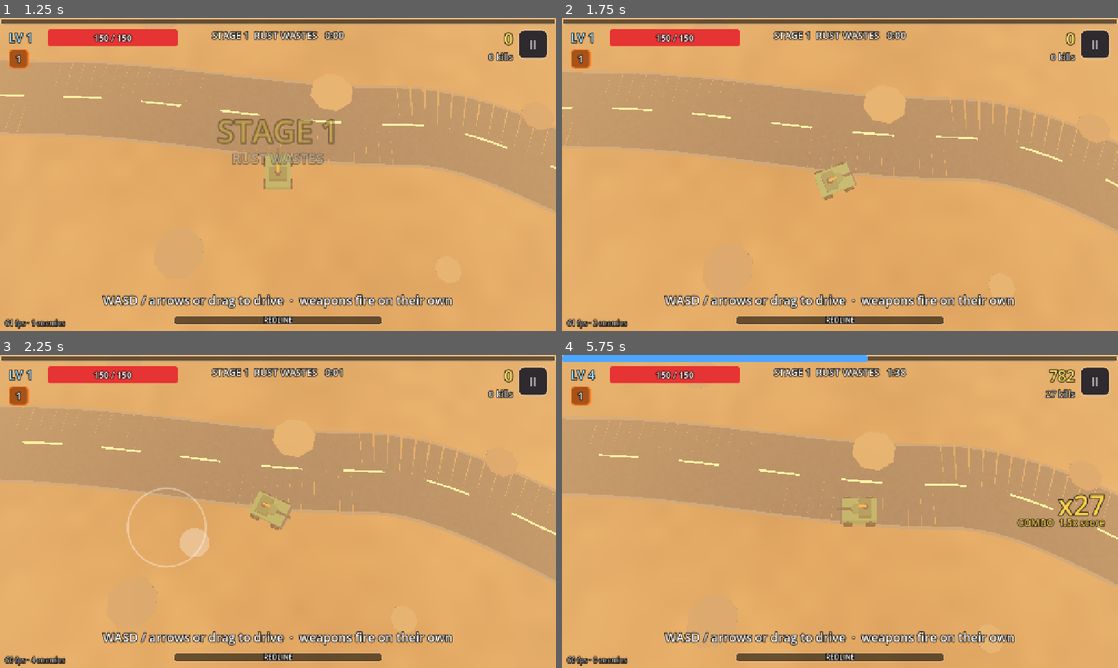
Above: before the commit, frames 1-4 (two rows, left to right).
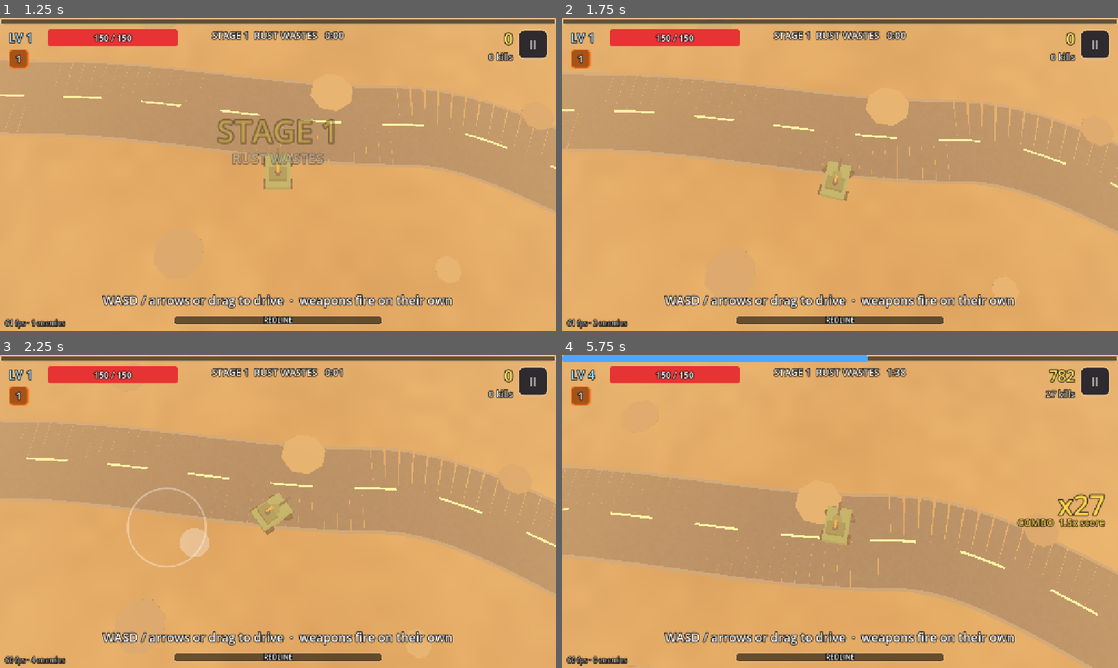
Above: after the commit, the same moments.

Repository: dnis-p/MMS
Game: Godot game, scene res://scenes/main.tscn
Same seed, same stepped clock (60 frames per second), same inputs: the game is played once before the commit and once after it.
Inputs (mouse positions are in pixels of both pictures, inside the frame that each line leads up to):
- Up to frame 1 (1.25 s): click (122, 193) at 0.52 s
- Up to frame 2 (1.75 s): tap Enter (ui_accept) at 1.25, 1.52 s; move the mouse to (962, 158) at 1.27 s; hold D (move_right) from 1.28 s (still down); tap P at 1.35 s; click (962, 158) at 1.42 s
- Up to frame 3 (2.25 s): release D (move_right) at 2 s; drag from (166, 527) to (250, 574) at 2.02 s
- Up to frame 4 (5.75 s): move the mouse to (895, 442) at 2.77 s; hold D (move_right) 2.78-3.5 s; tap P at 2.85, 5.1 s; click "Skip to boss (test)" at 3.5 s; drag from (812, 574) to (673, 464) at 4.27 s; move the mouse to (1006, 558) at 5.02 s; hold A (move_left) from 5.03 s (still down); tap Enter (ui_accept) at 5.27 s

Frame 1 is identical in both runs. In frame 2, 1.8% of the frame differs, in the area x 0-100%, y 17-89%; in frame 3, 9.3%; in frame 4, 40%, in the area x 0-100%, y 20-100%.

Commit message:
Steer from the front wheels: the car follows them around its rear axle
The car used to spin around its centre. Now the front wheels turn, visibly,
and the rear axle rolls along the car, so it drives real arcs. The "turn"
class stat is now a turning radius in metres.

Co-Authored-By: Claude Opus 5.5 <noreply@anthropic.com>

Diff:
--- a/scripts/data/defs.gd
+++ b/scripts/data/defs.gd
@@ -44,7 +44,9 @@
 
 ## Vehicle handling. Turn rates (radians per second) are per class. Grip is how fast the
 ## direction of travel catches up with the nose; high means almost no drift.
-const DRIVE := {"accel_time": 0.25, "brake_time": 0.15, "grip": 16.0, "turn_slow": 0.35, "lean": 0.03}
+## steer_speed: how fast the front wheels turn (radians per second). Each class's "turn" is
+## its turning radius in metres, measured at the rear axle.
+const DRIVE := {"accel_time": 0.25, "brake_time": 0.15, "steer_speed": 6.0, "turn_slow": 0.2, "lean": 0.03}
 
 ## Spawn director. `t` below means seconds into the stage. Distances are metres from the car.
 const SPAWN := {
@@ -85,7 +87,7 @@
 		"name": "Juggernaut",
 		"tagline": "Heavy tank",
 		"desc": "Slow, armored, rams hard.\nStarts with Rocket Pod.",
-		"max_hp": 150.0, "armor": 2.0, "speed": 10.0, "turn": 5.5, "ram": 35.0, "might": 1.05,
+		"max_hp": 150.0, "armor": 2.0, "speed": 10.0, "turn": 4.0, "ram": 35.0, "might": 1.05,
 		"weapon": "rockets",
 		"color": Color(0.42, 0.5, 0.28),
 		"size": Vector3(2.6, 1.2, 3.8),
@@ -94,7 +96,7 @@
 		"name": "Interceptor",
 		"tagline": "Fast raider",
 		"desc": "Fragile but quick.\nStarts with Hood MG.",
-		"max_hp": 110.0, "armor": 1.0, "speed": 13.0, "turn": 8.0, "ram": 20.0, "might": 1.05,
+		"max_hp": 110.0, "armor": 1.0, "speed": 13.0, "turn": 3.0, "ram": 20.0, "might": 1.05,
 		"weapon": "mg",
 		"color": Color(0.85, 0.2, 0.18),
 		"size": Vector3(1.5, 0.8, 3.0),
@@ -103,7 +105,7 @@
 		"name": "War Rig",
 		"tagline": "Armed hauler",
 		"desc": "Balanced and sturdy.\nStarts with Saw Blades.",
-		"max_hp": 130.0, "armor": 1.0, "speed": 11.5, "turn": 6.5, "ram": 28.0, "might": 1.05,
+		"max_hp": 130.0, "armor": 1.0, "speed": 11.5, "turn": 3.8, "ram": 28.0, "might": 1.05,
 		"weapon": "saws",
 		"color": Color(0.9, 0.55, 0.15),
 		"size": Vector3(2.2, 1.5, 4.6),
--- a/scripts/game/player.gd
+++ b/scripts/game/player.gd
@@ -22,9 +22,10 @@
 var invuln := 0.0
 
 var heading := Vector3.FORWARD  # where the nose points; stays when the car stops
-var move_dir := Vector3.FORWARD  # direction of travel, follows the nose closely
 var drive_speed := 0.0
-var turn_rate := 6.5
+var steer := 0.0  # front wheel angle in radians, positive to the car's left
+var max_steer := 0.6
+var wheelbase := 2.4  # distance between the axles
 var boost := 1.0  # speed factor while nitro burns
 var nitro := false
 
@@ -43,6 +44,7 @@
 var _hardpoints: Array[Vector3] = []
 var _weapon_visuals := {}
 var _wheel_nodes: Array[Node3D] = []
+var _steer_nodes: Array[Node3D] = []
 var _time := 0.0
 
 
@@ -56,10 +58,11 @@
 	base_armor = armor
 	base_speed = def["speed"]
 	speed = base_speed
-	turn_rate = def["turn"]
 	ram_damage = def["ram"]
 	var size: Vector3 = def["size"]
 	radius = maxf(size.x, size.z) * 0.42
+	wheelbase = size.z * 0.66
+	max_steer = atan(wheelbase / float(def["turn"]))
 	_build_model(size, def["color"])
 
 
@@ -85,6 +88,14 @@
 		var w := _cylinder(wheel_r, 0.45, Vector3(zx.x * (size.x * 0.5 + 0.1), wheel_r, zx.y * size.z * 0.33), wheel_color)
 		w.rotation.z = PI * 0.5
 		_wheel_nodes.append(w)
+		if zx.y < 0.0:  # front wheels sit on a pivot so they can steer and roll at once
+			var pivot := Node3D.new()
+			pivot.position = w.position
+			_body.add_child(pivot)
+			_body.remove_child(w)
+			pivot.add_child(w)
+			w.position = Vector3.ZERO
+			_steer_nodes.append(pivot)
 	var top := hull_y + size.y * 0.5
 	_hardpoints = [
 		Vector3(0, top + size.y * 0.75, size.z * 0.15),
@@ -167,8 +178,8 @@
 
 func place_on_map() -> void:
 	heading = Vector3.FORWARD
-	move_dir = heading
 	drive_speed = 0.0
+	steer = 0.0
 	boost = 1.0
 	nitro = false
 	global_position = Vector3.ZERO
@@ -177,26 +188,28 @@
 	_body.rotation = Vector3.ZERO
 
 
-## `input` is screen-relative (x right, y down). The nose turns toward it at the class
-## turn rate; the car slows in hard turns and brakes to a stop with no input.
+## `input` is screen-relative (x right, y down). The front wheels steer toward it and the
+## car follows them: the rear axle rolls straight along the car and the nose swings around
+## it, so the car only turns while moving. It slows a little in hard turns and brakes to a
+## stop with no input.
 func drive(delta: float, input: Vector2, map: Map) -> void:
 	_common(delta)
 	var d := Defs.DRIVE
 	var top := speed * boost
 	var target := 0.0
-	var turning := 0.0
+	var steer_to := 0.0
 	if input != Vector2.ZERO:
 		var want := Vector3(input.x, 0.0, input.y).normalized()
 		var off := heading.signed_angle_to(want, Vector3.UP)
-		var step := clampf(off, -turn_rate * delta, turn_rate * delta)
-		heading = heading.rotated(Vector3.UP, step).normalized()
-		turning = step / maxf(delta, 0.0001)
+		steer_to = clampf(off, -max_steer, max_steer)
 		target = top * (1.0 - d["turn_slow"] * absf(off) / PI)
+	steer = move_toward(steer, steer_to, d["steer_speed"] * delta)
 	var ramp: float = d["accel_time"] if target > drive_speed else d["brake_time"]
 	drive_speed = move_toward(drive_speed, target, top / ramp * delta)
-	var slip := move_dir.signed_angle_to(heading, Vector3.UP)
-	move_dir = move_dir.rotated(Vector3.UP, slip * (1.0 - exp(-d["grip"] * delta))).normalized()
-	var p := map.resolve(global_position + move_dir * drive_speed * delta, radius * 0.75)
+	var rear := global_position - heading * wheelbase * 0.5 + heading * drive_speed * delta
+	var turning := drive_speed * tan(steer) / wheelbase
+	heading = heading.rotated(Vector3.UP, turning * delta).normalized()
+	var p := map.resolve(rear + heading * wheelbase * 0.5, radius * 0.75)
 	velocity = (p - global_position) / maxf(delta, 0.0001)
 	global_position = p
 	look_at(p + heading, Vector3.UP)
@@ -214,6 +227,7 @@
 	dash_time = 0.0
 	dash_cd = 0.0
 	circle_dir = 1.0
+	steer = 0.0
 	global_position = center + Vector3(cos(theta), 0, sin(theta)) * ring_radius
 	_body.rotation = Vector3.ZERO
 
@@ -284,3 +298,5 @@
 	_body.position.y = absf(sin(_time * 18.0)) * 0.04
 	for w in _wheel_nodes:
 		w.rotate_object_local(Vector3.UP, velocity.length() * delta * 1.5)
+	for s in _steer_nodes:
+		s.rotation.y = steer
--- a/tests/game_check.gd
+++ b/tests/game_check.gd
@@ -175,11 +175,30 @@
 
 func _check_turning(r: Run) -> void:
 	var p := r.player
-	p.heading = Vector3.FORWARD
-	p.drive(1.0 / 60.0, Vector2.DOWN, r.map)
+	var dt := 1.0 / 60.0
+	p.place_on_map()
+	p.drive(dt, Vector2.RIGHT, r.map)
 	var turned := rad_to_deg(Vector3.FORWARD.angle_to(p.heading))
-	_check("turning is gradual (%.1f degrees in one frame)" % turned, turned > 0.5 and turned < 15.0)
-	p.global_position = Vector3.ZERO
+	_check("a stopped car does not spin on the spot (%.2f degrees)" % turned, turned < 1.0)
+	# Hold a direction left of the nose: full lock, so the car drives its tightest circle.
+	var sideways := 0.0
+	var yaw := 0.0
+	var dist := 0.0
+	for i in 120:
+		var rear := p.global_position - p.heading * p.wheelbase * 0.5
+		var was := p.heading
+		var left := p.heading.rotated(Vector3.UP, PI * 0.5)
+		p.drive(dt, Vector2(left.x, left.z), r.map)
+		var moved := p.global_position - p.heading * p.wheelbase * 0.5 - rear
+		if i >= 60:
+			sideways = maxf(sideways, absf(moved.dot(was.rotated(Vector3.UP, PI * 0.5))))
+			yaw += was.angle_to(p.heading)
+			dist += moved.length()
+	_check("the rear axle follows the car, not sideways (%.4f m)" % sideways, sideways < 0.001)
+	_check("the nose swings around the rear axle", p.steer > 0.1 and yaw > 0.5)
+	var circle := dist / yaw
+	var wanted: float = p.def["turn"]
+	_check("turning circle is the class radius (%.2f m)" % circle, absf(circle - wanted) < 0.1)
 	p.place_on_map()
 
 
--- a/tests/map_check.gd
+++ b/tests/map_check.gd
@@ -62,7 +62,7 @@
 				r.map._solid.fill(-1)  # a random obstacle would spoil the speed readings
 				_from = r.player.global_position
 				Input.action_press("move_right")
-				_wait = 0.8  # time to turn and reach speed
+				_wait = 2.0  # time to drive the arc, straighten out and reach speed
 				_step = "straight_measure"
 		"straight_measure":
 			if _wait <= 0.0:
@@ -74,7 +74,7 @@
 				var moved := r.player.global_position - _from
 				_check("right moves +x only at speed", moved.x > 0.0 and absf(moved.z) < 0.01 and absf(moved.length() / _elapsed_of(r) - 1.0) < 0.2)
 				Input.action_press("move_up")
-				_wait = 0.6
+				_wait = 1.5
 				_step = "diagonal_measure"
 		"diagonal_measure":
 			if _wait <= 0.0:
Not shown, changed: docs/DESIGN.md
